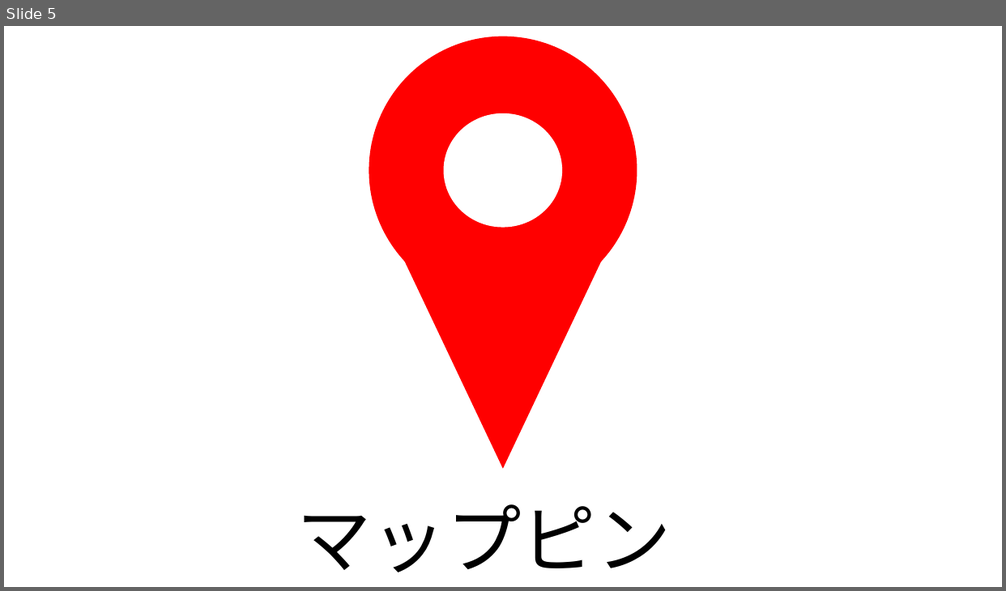
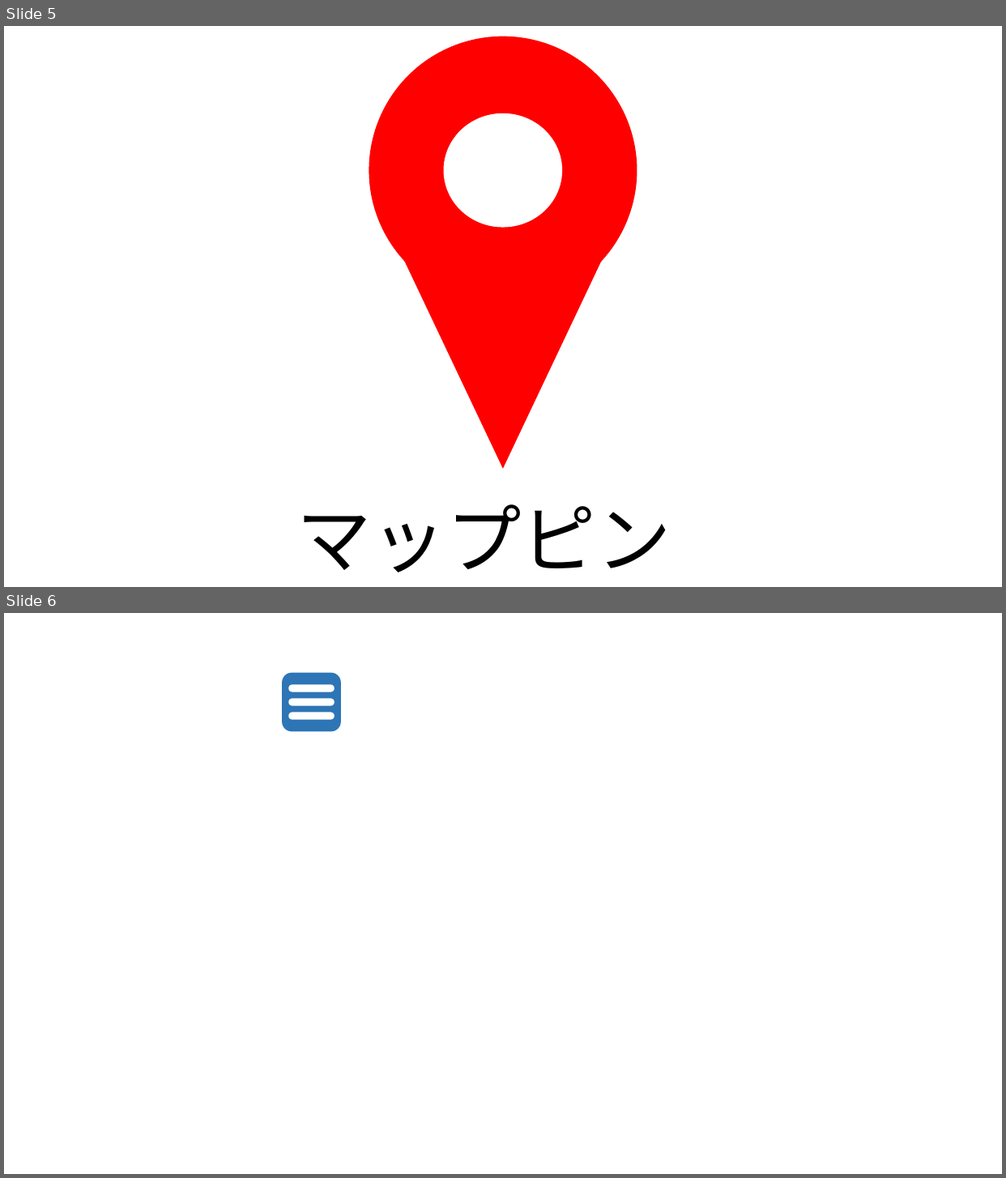
Before and after one commit to yuki-kimoto/kimoto-system, a slide deck: kimoto_system_icon.pptx. Shown one above the other, each under a label of ours: slide 5 before the commit, slides 5 and 6 after it. The pictures are 1006x591 and 1006x1178 pixels, drawn with LibreOffice and Linux fonts; fonts in the diff are those of the drawing. Boxes give left, top, right and bottom in pixels: in the first picture for what was removed or moved away, otherwise in the second. Text is boxed around its words. In the diff, an @@ line names an element or a change of style, - is before the commit and + after.

```diff
--- a/kimoto_system_icon.pptx
+++ b/kimoto_system_icon.pptx
@@ slide 6 added at (4, 613, 1002, 1174), background #FFFFFF @@
@@ rounded rectangle added at (282, 673, 341, 732), fill #2E75B6 @@
@@ rounded rectangle added at (288, 685, 334, 692), fill #FFFFFF @@
@@ rounded rectangle added at (288, 698, 334, 706), fill #FFFFFF @@
@@ rounded rectangle added at (288, 713, 334, 720), fill #FFFFFF @@
```
Also in this commit, not shown: 1 slide removed, 3 other files.
